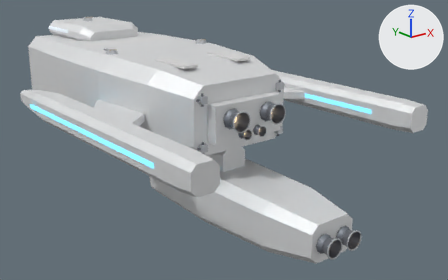
An edit to the glTF model assets/ships/concord/albatross.glb, drawn before and after from the same camera.
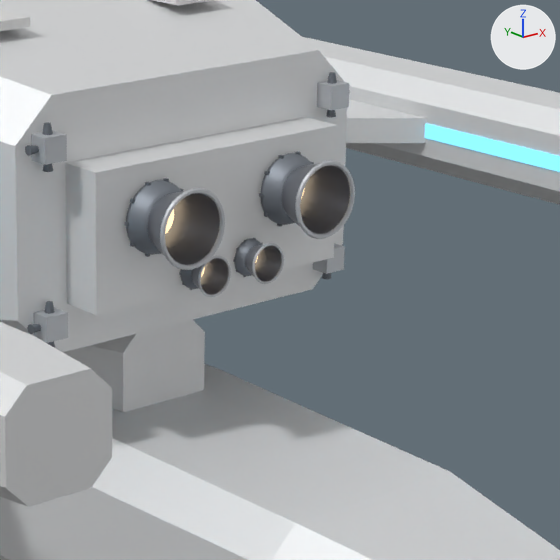
Old and new are each drawn whole from a camera (50 mm lens) standing at (-73.6, -115.5, 35.1) and looking at (10.1, -10.8, -6.8) and again close up on the part from 42% to 76% of the width and 21% to 76% of the height. Lighting does not change. The marker at upper right points along +X, +Y and +Z. The first two pictures are the older version. Where no turn or scale is listed for an object, it has been applied to the vertices. Vertices at exactly the same position are counted once.

The scene before the commit, as lines of its bpy script (objects in view):
```python
me_mesh_10 = bpy.data.meshes.new('Mesh_10')
me_mesh_10.from_pydata(...)  # 640 vertices, 1024 faces; spans x -6.26..6.26, y -45.63..-44.55, z -2.68..3.36
me_mesh_10.materials.append(mat_metal_3a4049)  # grey #838992
me_mesh_12 = bpy.data.meshes.new('Mesh_12')
me_mesh_12.from_pydata(...)  # 116 vertices, 112 faces; spans x -5.47..5.47, y -44.72..-44.64, z -2.26..2.57
me_mesh_12.materials.append(mat_glow_impulse)  # brown #835a32, glowing beige #ffe2b8
me_mesh_21 = bpy.data.meshes.new('Mesh_21')
me_mesh_21.from_pydata(...)  # 58 vertices, 112 faces; spans x -4.0..4.0, y -11.0..11.0, z -2.8..2.8
me_mesh_21.materials.append(mat_paint_plain)  # white #e7e8ea
me_mesh_8 = bpy.data.meshes.new('Mesh_8')
me_mesh_8.from_pydata(...)  # 672 vertices, 1120 faces; spans x -6.3..6.3, y -47.4..-44.55, z -2.7..3.4
me_mesh_8.materials.append(mat_bell)  # grey #93969e
me_mesh_9 = bpy.data.meshes.new('Mesh_9')
me_mesh_9.from_pydata(...)  # 704 vertices, 1392 faces; spans x -10.1..10.1, y -47.5..-41.8, z -4.2..6.1
me_mesh_9.materials.append(mat_metal_8a9098)  # light grey #c2c6cb
ob_hull_drive_bell = bpy.data.objects.new('hull_drive_bell', me_mesh_8)
ob_hull_drive_bell.location = (0.0, 13.3, 3.53)
ob_hull_drive_glow_impulse = bpy.data.objects.new('hull_drive_glow_impulse', me_mesh_12)
ob_hull_drive_glow_impulse.location = (0.0, 13.3, 3.53)
ob_hull_drive_metal_3a4049 = bpy.data.objects.new('hull_drive_metal_3a4049', me_mesh_10)
ob_hull_drive_metal_3a4049.location = (0.0, 13.3, 3.53)
ob_hull_drive_metal_8a9098 = bpy.data.objects.new('hull_drive_metal_8a9098', me_mesh_9)
ob_hull_drive_metal_8a9098.location = (0.0, 13.3, 3.53)
ob_neck_paint_plain = bpy.data.objects.new('neck_paint_plain', me_mesh_21)
ob_neck_paint_plain.location = (0.0, -15.7, -5.22)
# also in view: 'nacelle_starboard_paint_nacelle' at (25.0, -18.7, 4.1); 'hull_drive_paint_plain' at (0.0, -29.7, 4.2); 'nacelle_starboard_glow_grille' at (25.0, -18.7, 4.1); 'secondary_paint_hull_4' at (0.0, -26.7, -12.2); 'nacelle_port_paint_nacelle' at (-25.0, -18.7, 4.1)
```
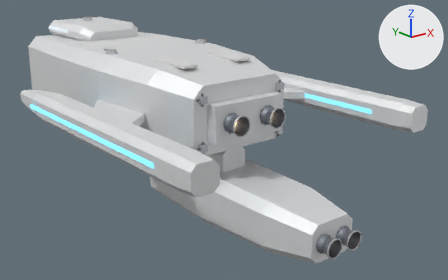
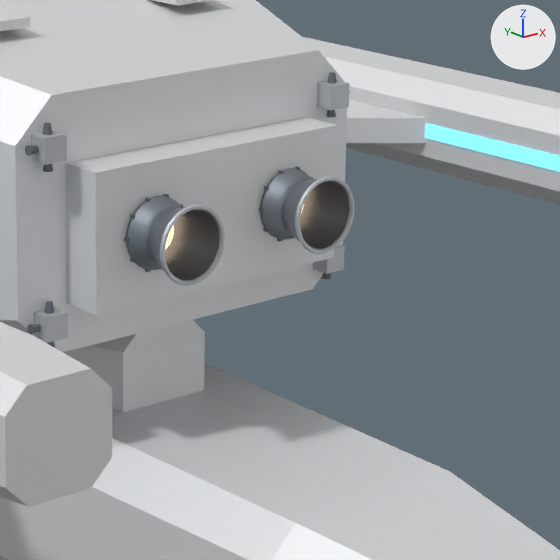
Diff of the bpy script that builds the scene:
```diff
--- a/assets/ships/concord/albatross.glb.py
+++ b/assets/ships/concord/albatross.glb.py
@@ me_mesh_8 @@
 # used by ob_hull_drive_bell; location = (0.0, 13.3, 3.53)
-me_mesh_8.from_pydata(...)  # 672 vertices, 1120 faces; spans x -6.3..6.3, y -47.4..-44.55, z -2.7..3.4
+me_mesh_8.from_pydata(...)  # 336 vertices, 560 faces; spans x -6.3..6.3, y -47.4..-44.55, z -1.2..2.6
+# me_mesh_8 part 1: the loose piece of 168 vertices spanning x -6.3..-2.5, y -47.4..-44.55, z -0.4..3.4 is moved by (0.0, 0.0, -0.8)
+# me_mesh_8 part 2: the loose piece of 168 vertices spanning x 2.5..6.3, y -47.4..-44.55, z -0.4..3.4 is moved by (0.0, 0.0, -0.8)
+# me_mesh_8 part 3: the loose piece of 168 vertices spanning x 0.8..2.8, y -46.05..-44.55, z -2.7..-0.7 is deleted
+# me_mesh_8 part 4: the loose piece of 168 vertices spanning x -2.8..-0.8, y -46.05..-44.55, z -2.7..-0.7 is deleted
 me_mesh_8.materials.append(mat_bell)
@@ me_mesh_9 @@
 # used by ob_hull_drive_metal_8a9098; location = (0.0, 13.3, 3.53)
-me_mesh_9.from_pydata(...)  # 704 vertices, 1392 faces; spans x -10.1..10.1, y -47.5..-41.8, z -4.2..6.1
+me_mesh_9.from_pydata(...)  # 368 vertices, 720 faces; spans x -10.1..10.1, y -47.5..-41.8, z -4.2..6.1
+# me_mesh_9 part 5: the loose piece of 168 vertices spanning x -2.9..-0.7, y -46.1..-46.0, z -2.8..-0.6 is deleted
+# me_mesh_9 part 6: the loose piece of 168 vertices spanning x 0.7..2.9, y -46.1..-46.0, z -2.8..-0.6 is deleted
+# me_mesh_9 part 7: 4 vertices moved within x -6.3..-2.5, y -47.5..-47.3, z 1.1; 158 vertices removed from x -6.4..-2.4, y -47.5..-47.3, z -0.5..3.5; 158 vertices added at x -6.4..-2.4, y -47.5..-47.3, z -1.3..2.7
+# me_mesh_9 part 8: 4 vertices moved within x 2.5..6.3, y -47.5..-47.3, z 1.1; 158 vertices removed from x 2.4..6.4, y -47.5..-47.3, z -0.5..3.5; 158 vertices added at x 2.4..6.4, y -47.5..-47.3, z -1.3..2.7
 me_mesh_9.materials.append(mat_metal_8a9098)
@@ me_mesh_10 @@
 # used by ob_hull_drive_metal_3a4049; location = (0.0, 13.3, 3.53)
-me_mesh_10.from_pydata(...)  # 640 vertices, 1024 faces; spans x -6.26..6.26, y -45.63..-44.55, z -2.68..3.36
+me_mesh_10.from_pydata(...)  # 320 vertices, 512 faces; spans x -6.26..6.26, y -45.63..-44.55, z -1.16..2.56
+# me_mesh_10 part 9: the loose piece of 160 vertices spanning x -6.26..-2.54, y -45.63..-44.55, z -0.36..3.36 is moved by (0.0, 0.0, -0.8)
+# me_mesh_10 part 10: the loose piece of 160 vertices spanning x 2.54..6.26, y -45.63..-44.55, z -0.36..3.36 is moved by (0.0, 0.0, -0.8)
+# me_mesh_10 part 11: the loose piece of 160 vertices spanning x 0.82..2.78, y -45.12..-44.55, z -2.68..-0.72 is deleted
+# me_mesh_10 part 12: the loose piece of 160 vertices spanning x -2.78..-0.82, y -45.12..-44.55, z -2.68..-0.72 is deleted
 me_mesh_10.materials.append(mat_metal_3a4049)
@@ me_mesh_12 @@
 # used by ob_hull_drive_glow_impulse; location = (0.0, 13.3, 3.53)
-me_mesh_12.from_pydata(...)  # 116 vertices, 112 faces; spans x -5.47..5.47, y -44.72..-44.64, z -2.26..2.57
+me_mesh_12.from_pydata(...)  # 58 vertices, 56 faces; spans x -5.47..5.47, y -44.72, z -0.37..1.77
+# me_mesh_12 part 13: the loose piece of 29 vertices spanning x -5.47..-3.33, y -44.72, z 0.43..2.57 is moved by (0.0, 0.0, -0.8)
+# other edits to the shape of me_mesh_12 do not show in these pictures
 me_mesh_12.materials.append(mat_glow_impulse)
```

Location of each change, [x1, y1, x2, y2] in pixels of the close-ups (560 x 560 px; the box of a moved part takes in the faces that stretch with it):
'hull_drive_bell', reshaped (21% shorter)
    before: [147, 164, 350, 294]
    after: [147, 179, 350, 281]
'hull_drive_metal_3a4049', reshaped (25% shorter)
    before: [126, 153, 321, 289]
    after: [126, 168, 321, 270]
part 1 of me_mesh_8, moved or reshaped
    before: [147, 191, 220, 265]
    after: [147, 207, 220, 281]
part 2 of me_mesh_8, moved or reshaped
    before: [281, 164, 350, 234]
    after: [281, 179, 350, 249]
part 3 of me_mesh_8, deleted
    before: [245, 245, 281, 281]
part 4 of me_mesh_8, deleted
    before: [191, 258, 228, 294]
part 5 of me_mesh_9, deleted
    before: [198, 256, 231, 297]
part 6 of me_mesh_9, deleted
    before: [252, 243, 284, 284]
part 7 of me_mesh_9, moved or reshaped
    before: [160, 188, 225, 270]
    after: [160, 204, 225, 286]
part 8 of me_mesh_9, moved or reshaped
    before: [295, 160, 355, 239]
    after: [295, 176, 355, 254]
part 9 of me_mesh_10, moved or reshaped
    before: [126, 180, 191, 255]
    after: [126, 196, 191, 270]
part 10 of me_mesh_10, moved or reshaped
    before: [261, 153, 321, 225]
    after: [260, 168, 321, 240]
part 11 of me_mesh_10, deleted
    before: [234, 238, 266, 276]
part 12 of me_mesh_10, deleted
    before: [180, 262, 213, 289]
part 13 of me_mesh_12, moved or reshaped (mostly hidden)
    before: [165, 209, 174, 234]
    after: [165, 225, 174, 250]
